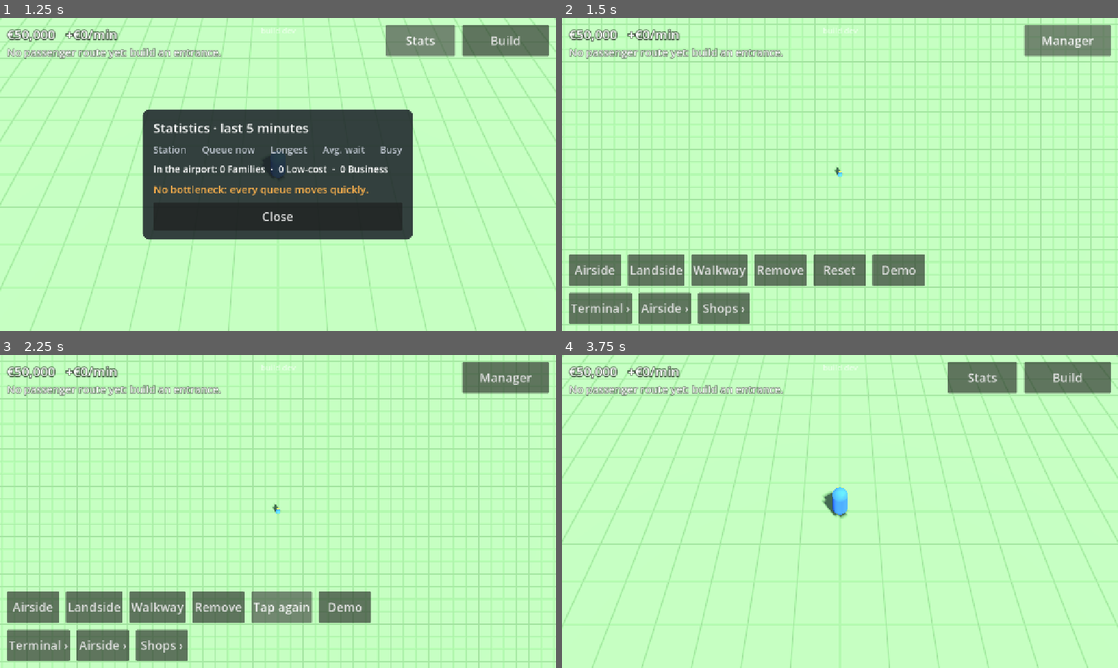
Above: before the commit, frames 1-4 (two rows, left to right).
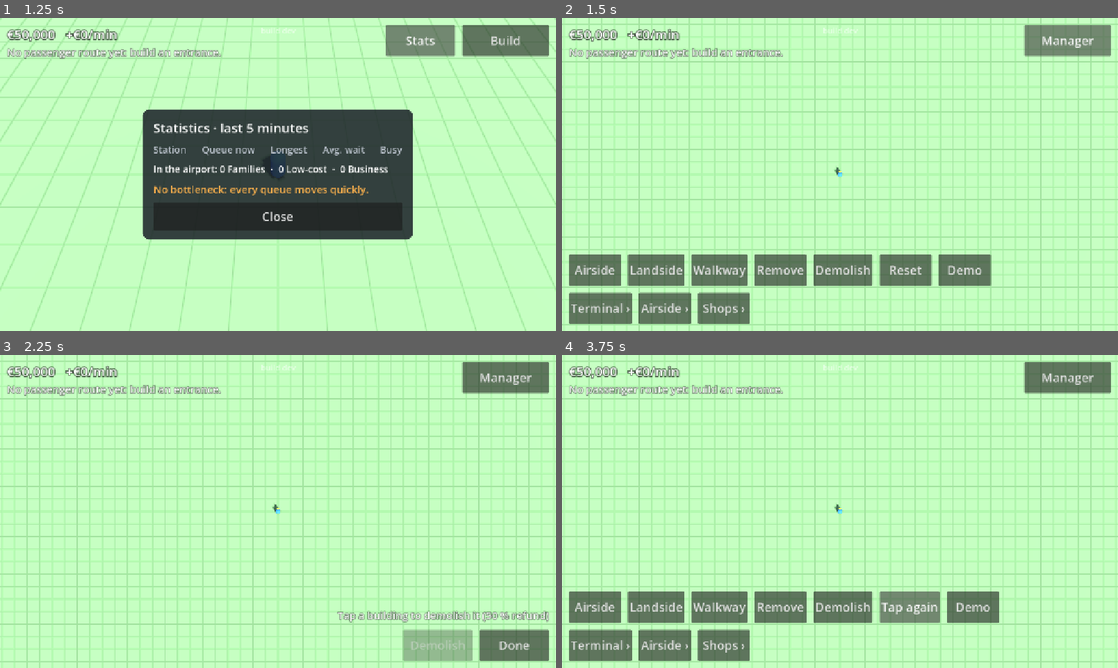
Above: after the commit, the same moments.

Repository: jakobmaier16-pixel/airport-idle
Game: Godot game, scene res://scenes/main/main.tscn
Two runs of this game, one before a commit and one after it. Both use one fixed random seed, a clock stepped at 60 frames per second and the inputs below.
Inputs (mouse positions are in pixels of both pictures, inside the frame that each line leads up to):
- Up to frame 1 (1.25 s): click "Stats" at 0.5 s
- Up to frame 2 (1.5 s): click "Build" at 1.25 s
- Up to frame 3 (2.25 s): click (283, 608) at 2 s, where only the run after the commit has a clickable "Demolish"
- Up to frame 4 (3.75 s): click (1073, 646) at 2.75 s, where only the run after the commit has a clickable "Done"; click "Tap again" (after the commit: "Reset") at 3.5 s

Frame 1 is identical in both runs. In frame 2, 1.6% of the frame differs, in the area x 45-78%, y 75-86%; in frame 3, 12%; in frame 4, 25%, in the area x 0-100%, y 0-100%.

Commit message:
Demolish buildings: 50 % refund, any time, also during operation
- Build view tool 'Demolish': tap a building (red mark, refund in the
  hint), confirm with Demolish; the tool stays open for the next one
- Refund half the build price (upgrades not refunded); staff working
  there are dismissed; zone locks are rebuilt from the remaining buildings
- Passengers at the building go to another station of the same kind
  (shop customers carry on); a demolished gate or stand cancels its
  flights; the 3D box and its collision disappear
- Tap diagnosis line only for manager view taps, moved to the top
- 8 demolish tests (130 total)

Co-Authored-By: Claude Opus 5.5 <noreply@anthropic.com>

Diff:
--- a/scenes/build/build_mode.gd
+++ b/scenes/build/build_mode.gd
@@ -5,13 +5,14 @@
 ##   the map, rotate it, then place or cancel.
 ## - PAINT (design doc §7.1b, §7.2): drag a rectangle (or tap a cell) to paint landside / airside,
 ##   lay walkway floor or remove it.
+## - DEMOLISH (design doc §7.6): tap a building to select it, confirm to demolish it.
 ## With no tool active, tapping a cell highlights it.
 
-enum Tool { NONE, PLACE, PAINT }
+enum Tool { NONE, PLACE, PAINT, DEMOLISH }
 enum PaintKind { AIRSIDE, LANDSIDE, WALKWAY, REMOVE_WALKWAY }
 
 ## Emitted whenever the tool, its validity or its hint changes (so the HUD can update).
-## can_confirm: PLACE = the spot is allowed; PAINT = always true.
+## can_confirm: PLACE = the spot is allowed; PAINT = always true; DEMOLISH = a building is selected.
 signal tool_changed(tool: Tool, can_confirm: bool, hint: String)
 
 ## The camera used to find which cell was tapped.
@@ -22,6 +23,7 @@
 @export var landside_paint_color: Color = Color(0.35, 0.8, 0.35, 0.45)
 @export var walkway_paint_color: Color = Color(0.95, 0.9, 0.7, 0.55)
 @export var remove_paint_color: Color = Color(0.95, 0.3, 0.25, 0.45)
+@export var demolish_color: Color = Color(0.95, 0.2, 0.15, 0.5)
 ## A drag that starts this many cells around the preview still grabs it (fingers are wide).
 @export var grab_margin_cells: int = 1
 
@@ -57,6 +59,9 @@
 var _paint_rect: Rect2i = Rect2i()
 var _paint_preview: MeshInstance3D
 var _paint_material: StandardMaterial3D
+
+# DEMOLISH tool: the selected building, shown with the paint preview box in red.
+var _demolish_target: Building = null
 
 @onready var _highlight: MeshInstance3D = $CellHighlight
 
@@ -116,6 +121,27 @@
 	_emit_paint_hint("")
 
 
+func start_demolish() -> void:
+	cancel_tool()
+	_tool = Tool.DEMOLISH
+	_demolish_target = null
+	_paint_material.albedo_color = demolish_color
+	_update_highlight()
+	tool_changed.emit(Tool.DEMOLISH, false, "Tap a building to demolish it (50 % refund)")
+
+
+## Demolishes the selected building; the tool stays open for the next one.
+func confirm_demolish() -> void:
+	if _tool != Tool.DEMOLISH or _demolish_target == null:
+		return
+	var type_name := _demolish_target.type.display_name
+	var refund := Airport.demolish_refund(_demolish_target)
+	Airport.demolish(_demolish_target)
+	_demolish_target = null
+	_paint_preview.visible = false
+	tool_changed.emit(Tool.DEMOLISH, false, "%s demolished · %s refunded" % [type_name, Economy.format(refund)])
+
+
 func rotate_placement() -> void:
 	if not is_placing():
 		return
@@ -162,6 +188,8 @@
 		Tool.PAINT:
 			var single: Array[Vector2i] = [cell]
 			_emit_paint_hint(_apply_paint(single))
+		Tool.DEMOLISH:
+			_select_for_demolish(cell)
 
 
 func _on_drag_started(start_position: Vector2, touch_position: Vector2) -> void:
@@ -272,6 +300,25 @@
 	return grid.origin + Vector3(_placing_origin.x * grid.cell_size, 0.0, _placing_origin.y * grid.cell_size)
 
 
+# --- DEMOLISH tool helpers ---
+
+func _select_for_demolish(cell: Vector2i) -> void:
+	var grid := Airport.grid
+	if grid.is_empty(cell):
+		_demolish_target = null
+		_paint_preview.visible = false
+		tool_changed.emit(Tool.DEMOLISH, false, "Tap a building to demolish it (50 % refund)")
+		return
+	_demolish_target = grid.get_content(cell) as Building
+	var size := Building.rotated_size(_demolish_target.type.footprint, _demolish_target.rotation_steps)
+	# Cover the whole building with the red box (a little above its roof).
+	_paint_preview.position = grid.block_center(_demolish_target.origin_cell, size) + Vector3(0.0, _demolish_target.type.height + 0.1, 0.0)
+	_paint_preview.scale = Vector3(size.x * grid.cell_size, 1.0, size.y * grid.cell_size)
+	_paint_preview.visible = true
+	tool_changed.emit(Tool.DEMOLISH, true, "Demolish %s · refund %s" % [
+		_demolish_target.type.display_name, Economy.format(Airport.demolish_refund(_demolish_target))])
+
+
 # --- PAINT tool helpers ---
 
 func _update_paint_rect(screen_position: Vector2) -> void:
@@ -325,6 +372,9 @@
 func _end_tool() -> void:
 	_stop_dragging_preview()
 	_stop_painting_drag()
+	_demolish_target = null
+	if _paint_preview != null:
+		_paint_preview.visible = false
 	_tool = Tool.NONE
 	_placing_type = null
 	if _preview:
--- a/scenes/buildings/building_layer.gd
+++ b/scenes/buildings/building_layer.gd
@@ -17,6 +17,7 @@
 var _materials: Dictionary[BuildingType, StandardMaterial3D] = {}
 var _front_material: StandardMaterial3D
 var _hints: Dictionary[Building, Label3D] = {}
+var _visuals: Dictionary[Building, BuildingVisual] = {}
 # Connection problem per building, recalculated when the layout changes.
 var _problems: Dictionary[Building, String] = {}
 
@@ -27,6 +28,7 @@
 	for building in Airport.buildings:
 		_add_visual(building)
 	Airport.building_placed.connect(_add_visual)
+	Airport.building_removed.connect(_remove_visual)
 	Airport.layout_changed.connect(_update_hints)
 	_update_hints()
 
@@ -39,6 +41,7 @@
 	if building.type.is_solid:
 		visual.add_collision(building.type, cell_size).set_meta(BUILDING_META, building)
 	add_child(visual)
+	_visuals[building] = visual
 
 	var hint := Label3D.new()
 	hint.billboard = BaseMaterial3D.BILLBOARD_ENABLED
@@ -52,6 +55,19 @@
 	hint.visible = false
 	visual.add_child(hint)
 	_hints[building] = hint
+
+
+func _remove_visual(building: Building) -> void:
+	if _visuals.has(building):
+		_visuals[building].queue_free()
+		_visuals.erase(building)
+	_hints.erase(building)
+	_problems.erase(building)
+
+
+## How many buildings are drawn (used by tests).
+func visual_count() -> int:
+	return _visuals.size()
 
 
 func _process(_delta: float) -> void:
--- a/scenes/main/main.gd
+++ b/scenes/main/main.gd
@@ -25,6 +25,11 @@
 	_hud.place_pressed.connect(_build_mode.confirm_placement)
 	_hud.cancel_pressed.connect(_build_mode.cancel_tool)
 	_hud.done_pressed.connect(_build_mode.cancel_tool)
+	_hud.demolish_tool_selected.connect(_build_mode.start_demolish)
+	_hud.demolish_pressed.connect(_build_mode.confirm_demolish)
+	Airport.building_removed.connect(func(building: Building) -> void:
+		if _hud.shown_station == building:
+			_hud.hide_station())
 	_build_mode.tool_changed.connect(_hud.set_tool_state)
 	_hud.reset_confirmed.connect(_on_reset_confirmed)
 	_hud.showcase_confirmed.connect(_on_showcase_confirmed)
@@ -55,10 +60,9 @@
 
 # Manager view: tapping a building opens its station panel; tapping elsewhere closes it.
 func _on_tapped(screen_position: Vector2) -> void:
+	if current_view != View.MANAGER:
+		return  # build view taps belong to the build tools
 	var where := "Tap (%d, %d)" % [roundi(screen_position.x), roundi(screen_position.y)]
-	if current_view != View.MANAGER:
-		_hud.report_tap(where + " in build view: stations open in the manager view")
-		return
 	var building := building_at(screen_position)
 	if building != null and building.type.role != BuildingType.Role.NONE:
 		_hud.show_station(building)
--- a/scenes/ui/hud.gd
+++ b/scenes/ui/hud.gd
@@ -10,6 +10,8 @@
 signal place_pressed
 signal cancel_pressed
 signal done_pressed
+signal demolish_tool_selected
+signal demolish_pressed
 ## The player confirmed resetting the map (test builds only).
 signal reset_confirmed
 ## The player confirmed loading the showcase airport (test builds only).
@@ -55,6 +57,7 @@
 @onready var _cancel_button: Button = $SafeArea/ToolPanel/ToolBar/CancelButton
 @onready var _place_button: Button = $SafeArea/ToolPanel/ToolBar/PlaceButton
 @onready var _done_button: Button = $SafeArea/ToolPanel/ToolBar/DoneButton
+@onready var _demolish_button: Button = $SafeArea/ToolPanel/ToolBar/DemolishButton
 @onready var _build_label: Label = $SafeArea/BuildLabel
 @onready var _money_label: Label = $SafeArea/InfoPanel/MoneyLabel
 @onready var _status_label: Label = $SafeArea/InfoPanel/StatusLabel
@@ -84,6 +87,8 @@
 	_cancel_button.pressed.connect(cancel_pressed.emit)
 	_place_button.pressed.connect(place_pressed.emit)
 	_done_button.pressed.connect(done_pressed.emit)
+	_demolish_button.pressed.connect(demolish_pressed.emit)
+	$SafeArea/BuildMenu/PaintButtons/DemolishToolButton.pressed.connect(demolish_tool_selected.emit)
 	# Reset and Demo are testing aids, so they only exist in debug builds (including device test builds).
 	_reset_button.visible = OS.is_debug_build()
 	_demo_button.visible = OS.is_debug_build()
@@ -212,19 +217,22 @@
 func set_tool_state(tool: BuildMode.Tool, can_confirm: bool, hint: String) -> void:
 	_tool = tool
 	_place_button.disabled = not can_confirm
+	_demolish_button.disabled = not can_confirm
 	_hint_label.text = hint
 	_update_visibility()
 
 
 func _update_visibility() -> void:
 	var placing := _tool == BuildMode.Tool.PLACE
-	var painting := _tool == BuildMode.Tool.PAINT
+	var demolishing := _tool == BuildMode.Tool.DEMOLISH
+	var painting := _tool == BuildMode.Tool.PAINT or demolishing
 	_build_menu.visible = _build_view_open and _tool == BuildMode.Tool.NONE
 	_tool_panel.visible = _build_view_open and _tool != BuildMode.Tool.NONE
 	_rotate_button.visible = placing
 	_cancel_button.visible = placing
 	_place_button.visible = placing
 	_done_button.visible = painting
+	_demolish_button.visible = demolishing
 	_stats_button.visible = not _build_view_open
 
 
--- a/scenes/ui/hud.tscn
+++ b/scenes/ui/hud.tscn
@@ -135,6 +135,12 @@
 focus_mode = 0
 text = "Remove"
 
+[node name="DemolishToolButton" type="Button" parent="SafeArea/BuildMenu/PaintButtons"]
+custom_minimum_size = Vector2(120, 72)
+layout_mode = 2
+focus_mode = 0
+text = "Demolish"
+
 [node name="ResetButton" type="Button" parent="SafeArea/BuildMenu/PaintButtons"]
 custom_minimum_size = Vector2(120, 72)
 layout_mode = 2
@@ -274,6 +280,13 @@
 layout_mode = 2
 focus_mode = 0
 text = "Place"
+
+[node name="DemolishButton" type="Button" parent="SafeArea/ToolPanel/ToolBar"]
+custom_minimum_size = Vector2(160, 72)
+layout_mode = 2
+focus_mode = 0
+theme_override_colors/font_color = Color(1, 0.55, 0.5, 1)
+text = "Demolish"
 
 [node name="DoneButton" type="Button" parent="SafeArea/ToolPanel/ToolBar"]
 custom_minimum_size = Vector2(160, 72)
--- a/scenes/ui/tap_feedback.gd
+++ b/scenes/ui/tap_feedback.gd
@@ -47,7 +47,8 @@
 	if not report_text.is_empty():
 		var font := ThemeDB.fallback_font
 		var width := font.get_string_size(report_text, HORIZONTAL_ALIGNMENT_LEFT, -1, REPORT_FONT_SIZE).x
-		var at := Vector2((size.x - width) * 0.5, size.y - 110.0)
+		# Top center, under the build stamp, clear of the buttons at the bottom.
+		var at := Vector2((size.x - width) * 0.5, 64.0)
 		draw_string_outline(font, at, report_text, HORIZONTAL_ALIGNMENT_LEFT, -1, REPORT_FONT_SIZE, 6, Color(0, 0, 0, 0.7))
 		draw_string(font, at, report_text, HORIZONTAL_ALIGNMENT_LEFT, -1, REPORT_FONT_SIZE, Color(1, 1, 0.6))
 	for i in _ages.size():
--- a/scripts/autoload/airport.gd
+++ b/scripts/autoload/airport.gd
@@ -9,6 +9,8 @@
 signal building_upgraded(building: Building)
 ## Someone was hired or dismissed at `building` (design doc §9.1).
 signal staff_changed(building: Building)
+## A building was demolished (design doc §7.6). Sent before layout_changed.
+signal building_removed(building: Building)
 signal zones_changed
 signal walkways_changed
 ## Anything about the layout changed (buildings, zones, walkways). Used for saving and connection hints.
@@ -218,6 +220,37 @@
 	if not _loading:
 		layout_changed.emit()
 	return building
+
+
+## Share of the build price refunded when demolishing (design doc §7.6).
+const DEMOLISH_REFUND_SHARE: float = 0.5
+
+
+## What demolishing `building` would refund.
+func demolish_refund(building: Building) -> float:
+	return building.type.build_cost * DEMOLISH_REFUND_SHARE
+
+
+## Demolishes `building`, also during operation (design doc §7.6): refunds half the build price,
+## dismisses its staff, sends its passengers elsewhere and frees the cells it needed.
+func demolish(building: Building) -> bool:
+	if not buildings.has(building):
+		return false
+	economy.refund(demolish_refund(building))
+	staff = staff.filter(func(e: Employee) -> bool: return e.workplace != building)
+	for cell in building.get_cells():
+		grid.set_content(cell, null)
+	buildings.erase(building)
+	# Rebuild the zone locks from the buildings that are left.
+	_zone_locks.clear()
+	for remaining in buildings:
+		var requirements := Building.zone_requirements(remaining.type, remaining.origin_cell, remaining.rotation_steps)
+		for cell in requirements:
+			_zone_locks[cell] = requirements[cell]
+	passenger_flow.remove_building(building)
+	building_removed.emit(building)
+	layout_changed.emit()
+	return true
 
 
 ## Paints `cells` with `zone`. Cells a building depends on keep their zone.
--- a/scripts/simulation/economy.gd
+++ b/scripts/simulation/economy.gd
@@ -45,6 +45,11 @@
 	balance -= amount
 
 
+## Money back for demolishing (a one-off, like construction; not part of profit per minute).
+func refund(amount: float) -> void:
+	balance += amount
+
+
 ## Charges running costs for `delta` seconds and moves the one-minute window along.
 func tick(delta: float, running_cost_per_minute: float) -> void:
 	var cost := running_cost_per_minute / 60.0 * delta
--- a/scripts/simulation/passenger_flow.gd
+++ b/scripts/simulation/passenger_flow.gd
@@ -247,6 +247,36 @@
 	passengers.append(passenger)
 	_plan(passenger)
 	return true
+
+
+## A building was demolished (design doc §7.6): its passengers look for another station of the
+## same kind; shop customers carry on. Flights at a demolished gate or stand are cancelled by the
+## schedule on its next step (the gate is no longer usable).
+func remove_building(building: Building) -> void:
+	var station := _stations.get(building) as Station
+	if station == null:
+		return
+	_stations.erase(building)
+	var displaced: Array[Passenger] = []
+	displaced.append_array(station.queue)
+	displaced.append_array(station.waiting)
+	for passenger in station.serving:
+		if passenger != null:
+			displaced.append(passenger)
+	for passenger in displaced:
+		if passenger.state == Passenger.State.IN_SHOP:
+			passenger.goal = passenger.after_shop
+		passenger.state = Passenger.State.WALKING
+		# Step out of the building onto the nearest walkway before looking for a new way.
+		if not station.entry_cells.is_empty():
+			var door: Vector2i = _closest_cell_in_area(station.entry_cells, Airport.grid.world_to_cell(passenger.position), -1)
+			passenger.position = _cell_point(door, passenger)
+			passenger.previous_position = passenger.position
+	# Everyone on their way to it, or just displaced, finds a new way after the layout update.
+	for passenger in passengers:
+		if passenger.target == building:
+			passenger.target = null
+			passenger.state = Passenger.State.WALKING
 
 
 ## Removes every departing passenger of `flight` still in the airport (doors closed or flight
--- a/tests/cases/test_13_upgrades.gd
+++ b/tests/cases/test_13_upgrades.gd
@@ -150,6 +150,7 @@
 	await frames(1)
 	var feedback := hud().get_node("TapFeedback") as TapFeedback
 	check(feedback.report_text.contains("→ Security"), "report names the station: '%s'" % feedback.report_text)
+	var report := feedback.report_text
 	await open_build_view()
 	tap(screen_size() * 0.5)
-	check(feedback.report_text.contains("build view"), "build view taps explain where stations open: '%s'" % feedback.report_text)
+	check_eq(feedback.report_text, report, "build view taps belong to the build tools and aren't reported")
--- /dev/null
+++ b/tests/cases/test_19_demolish.gd
@@ -0,0 +1,111 @@
+extends TestCase
+## Demolishing (design doc §7.6): 50 % refund, any time, also during operation.
+
+
+func _building(role: BuildingType.Role, index: int = 0) -> Building:
+	var found := Airport.buildings.filter(func(b: Building) -> bool: return b.type.role == role)
+	return found[index] if index < found.size() else null
+
+
+func test_refund_and_removal() -> void:
+	var check_in := Airport.place_building(type_of(&"check_in"), Vector2i(10, 10), 0)
+	Airport.staff_fully(check_in)
+	var balance := Airport.economy.balance
+	check_eq(Airport.demolish_refund(check_in), 1500.0, "half of €3,000")
+	check(Airport.demolish(check_in), "demolished")
+	check_eq(Airport.economy.balance, balance + 1500.0, "€1,500 refunded")
+	check(not Airport.buildings.has(check_in), "gone from the list")
+	check(Airport.grid.is_empty(Vector2i(11, 11)), "its cells are free")
+	check_eq(Airport.staff.size(), 0, "its staff were dismissed")
+	check_eq(Airport.running_cost_per_minute(), 0.0, "no running costs or salaries left")
+	check(Airport.can_place(type_of(&"check_in"), Vector2i(10, 10), 0), "the spot can be built on again")
+
+
+func test_upgrades_are_not_refunded() -> void:
+	var check_in := Airport.place_building(type_of(&"check_in"), Vector2i(10, 10), 0)
+	Airport.start_upgrade(check_in)
+	check_eq(Airport.demolish_refund(check_in), 1500.0, "only half the build price, not the upgrade")
+
+
+func test_passengers_go_to_another_station() -> void:
+	ShowcaseAirport.build(0.0)
+	sim_seconds(150)
+	var check_in := _building(BuildingType.Role.CHECK_IN, 0)
+	Airport.demolish(check_in)
+	sim_seconds(60)
+	var flow := Airport.passenger_flow
+	var stuck := flow.passengers.filter(func(p: Passenger) -> bool: return p.state == Passenger.State.STUCK)
+	check_eq(stuck.size(), 0, "nobody is stuck after a check-in was demolished")
+	check(flow.passengers.all(func(p: Passenger) -> bool: return p.target != check_in), "nobody heads for the demolished check-in")
+	check(flow.station_for(check_in) == null, "its station is gone")
+
+
+func test_demolished_gate_cancels_flights() -> void:
+	ShowcaseAirport.build(0.0)
+	sim_seconds(200)
+	var gate := _building(BuildingType.Role.GATE, 0)
+	var flights := Airport.passenger_flow.schedule.flights.filter(func(f: Flight) -> bool: return f.gate == gate)
+	check(not flights.is_empty(), "the gate had flights")
+	Airport.demolish(gate)
+	sim_seconds(1)
+	check(flights.all(func(f: Flight) -> bool: return f.phase == Flight.Phase.CANCELLED), "its flights are cancelled")
+	check_eq(Airport.passenger_flow.missed_count, 0, "cancelled is not missed")
+	sim_seconds(300)
+	check(Airport.passenger_flow.schedule.flights.all(func(f: Flight) -> bool: return f.gate != gate), "no new flights at the demolished gate")
+	check(Airport.passenger_flow.departed_count > 0, "the other gate keeps flying")
+
+
+func test_demolished_stand_stops_its_gate() -> void:
+	ShowcaseAirport.build(0.0)
+	sim_seconds(1)
+	var stand := _building(BuildingType.Role.AIRCRAFT_STAND, 0)
+	Airport.demolish(stand)
+	sim_seconds(1)
+	var gate := _building(BuildingType.Role.GATE, 0)
+	check_eq(Airport.connection_problem(gate.type, gate.origin_cell, gate.rotation_steps), "Needs an aircraft stand behind", "gate lost its stand")
+	check(Airport.passenger_flow.schedule.flights.all(func(f: Flight) -> bool: return f.gate != gate), "no flights at that gate")
+
+
+func test_zone_cells_are_freed() -> void:
+	Airport.paint_zone(cells(Vector2i(0, 32), Vector2i(64, 32)), AirportGrid.Zone.AIRSIDE)
+	var security := Airport.place_building(type_of(&"security"), Vector2i(20, 29), 0)
+	check_eq(Airport.paint_zone(cells(Vector2i(20, 32), Vector2i(5, 1)), AirportGrid.Zone.LANDSIDE), 5, "locked while security stands")
+	Airport.demolish(security)
+	check_eq(Airport.paint_zone(cells(Vector2i(20, 32), Vector2i(5, 1)), AirportGrid.Zone.LANDSIDE), 0, "free after demolishing")
+
+
+func test_demolish_by_touch() -> void:
+	ShowcaseAirport.build(0.0)
+	await start_game()
+	await open_build_view()
+	await show_whole_map()
+	var shop := _building(BuildingType.Role.SHOP, 0)
+	var balance := Airport.economy.balance
+	var drawn := (main.get_node("Buildings") as BuildingLayer).visual_count()
+	await press(ui("BuildMenu/PaintButtons/DemolishToolButton"))
+	var demolish := ui("ToolPanel/ToolBar/DemolishButton") as Button
+	check(demolish.visible and demolish.disabled, "Demolish waits for a selection")
+	tap(screen_of_cell(shop.origin_cell + Vector2i(1, 1)))
+	await frames(1)
+	var hint := (ui("ToolPanel/HintLabel") as Label).text
+	check_eq(hint, "Demolish Shop · refund €1,750", "hint names building and refund")
+	check(build_mode()._paint_preview.visible, "the building is marked in red")
+	await press(demolish)
+	await frames(1)
+	check(not Airport.buildings.has(shop), "shop demolished")
+	check_eq(Airport.economy.balance, balance + 1750.0, "refund paid")
+	check_eq((main.get_node("Buildings") as BuildingLayer).visual_count(), drawn - 1, "its 3D box is gone")
+	check(build_mode()._tool == BuildMode.Tool.DEMOLISH, "tool stays open for the next building")
+	await press(ui("ToolPanel/ToolBar/DoneButton"))
+	check(ui("BuildMenu").visible, "Done closes the tool")
+
+
+func test_save_after_demolish() -> void:
+	ShowcaseAirport.build(0.0)
+	Airport.demolish(_building(BuildingType.Role.SHOP, 0))
+	var count := Airport.buildings.size()
+	var staff := Airport.staff.size()
+	var state := Airport.save_state()
+	Airport.load_state(state)
+	check_eq(Airport.buildings.size(), count, "buildings after demolishing are saved")
+	check_eq(Airport.staff.size(), staff, "staff still match their workplaces")
--- a/tests/screenshots.gd
+++ b/tests/screenshots.gd
@@ -44,6 +44,13 @@
 	await pick_building("Security")  # Security, in an invalid spot
 	build_mode()._set_preview_origin(Vector2i(44, 24))
 	await _shot("placing_invalid")
+	await press(ui("ToolPanel/ToolBar/CancelButton"))
+
+	# Demolish tool with the shop selected.
+	await press(ui("BuildMenu/PaintButtons/DemolishToolButton"))
+	var shop: Building = Airport.buildings.filter(func(b: Building) -> bool: return b.type.role == BuildingType.Role.SHOP)[0]
+	tap(screen_of_cell(shop.origin_cell + Vector2i(1, 1)))
+	await _shot("demolish_selected")
 	get_tree().quit()
 
 
Not shown, added: tests/cases/test_19_demolish.gd.uid
